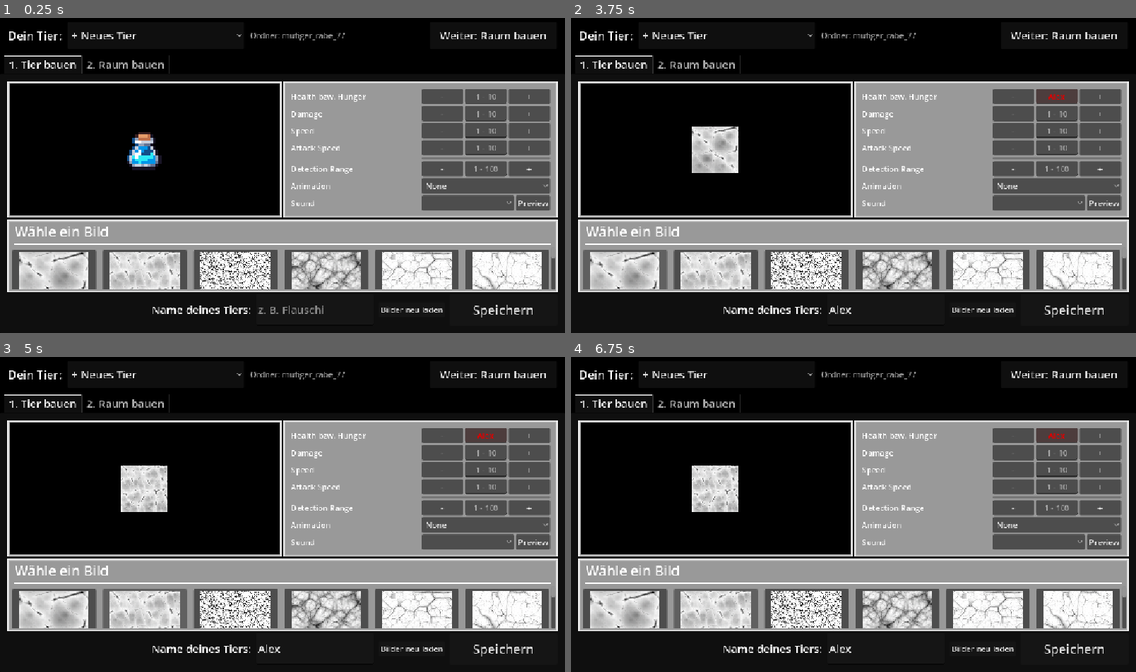
Above: before the commit, frames 1-4 (two rows, left to right).
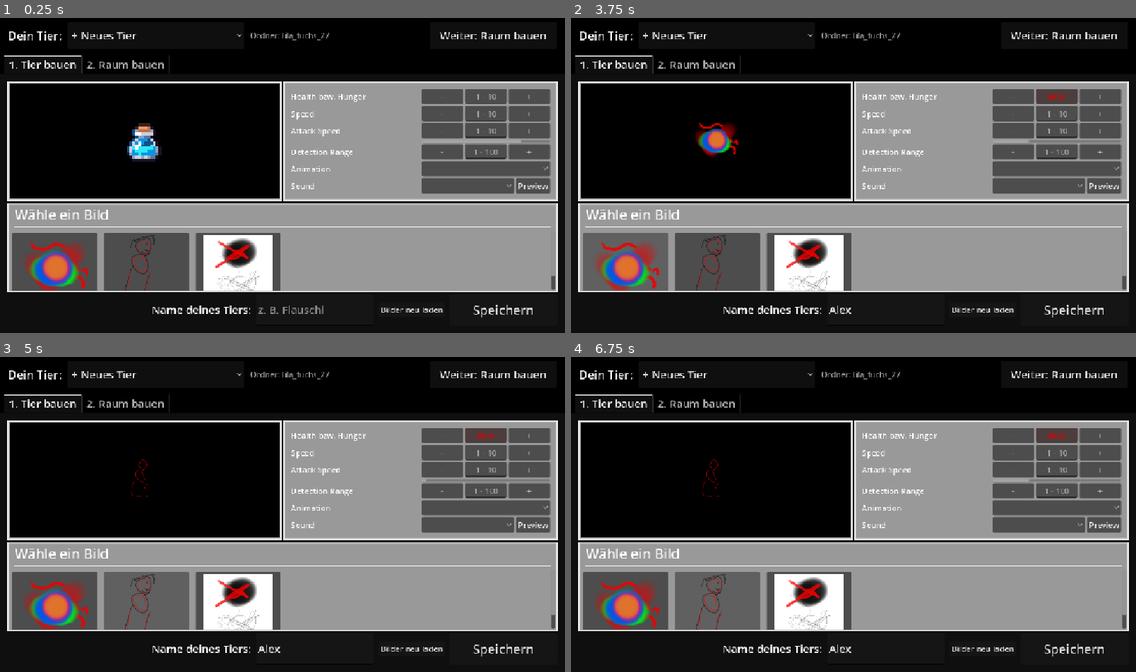
Above: after the commit, the same moments.

Repository: bnjmntmm/play_dungeon_crawler
Game: Godot game, scene res://feature/station/station.tscn
Same seed, same stepped clock (60 frames per second), same inputs: the game is played once before the commit and once after it. This scene is started directly instead of the project's main scene. The engine's default icon, where the game draws it, is replaced by a stand-in: a white triangle on a blue panel in a dark square.
Inputs (mouse positions are in pixels of both pictures, inside the frame that each line leads up to):
- Up to frame 1 (0.25 s): no input
- Up to frame 2 (3.75 s): click (1056, 96) at 0.52 s; type "Alex" at 0.6 s; click (887, 310) at 0.75 s; type "Alex" at 0.83 s; click "+ Neues Tier" at 1.25 s; click "Weiter: Raum bauen" at 2 s; click "Zurück zum Tier" at 2.75 s; click (627, 270) at 3.52 s
- Up to frame 3 (5 s): click (146, 609) at 4.27 s
- Up to frame 4 (6.75 s): click (627, 624) at 5.02 s; click (808, 609) at 5.77 s; click (717, 624) at 6.52 s

The runs differ from the first frame. In frame 1, 20% of the frame differs, in the area x 1-99%, y 4-87%; in frame 2, 20%; in frame 3, 20%; in frame 4, 20%.
Error after the commit: Invalid access to property or key 'texture' on a base object of type 'null instance'. (res://feature/editor)

Commit message:
Path Fixes and Pipeline Adjustements

Diff:
--- a/feature/editor tool/AnimalEditorToolUI.tscn
+++ b/feature/editor tool/AnimalEditorToolUI.tscn
@@ -57,7 +57,7 @@
 [node name="SubViewport" type="SubViewport" parent="MarginContainer/VBoxContainer/HBoxContainer2/PanelContainer2/SubViewportContainer" unique_id=801851304]
 handle_input_locally = false
 canvas_item_default_texture_filter = 0
-size = Vector2i(549, 269)
+size = Vector2i(549, 263)
 render_target_update_mode = 4
 
 [node name="AnimalScene" parent="MarginContainer/VBoxContainer/HBoxContainer2/PanelContainer2/SubViewportContainer/SubViewport" unique_id=775286256 instance=ExtResource("2_jd8r5")]
@@ -125,12 +125,14 @@
 text = "+"
 
 [node name="Damage Label" type="Label" parent="MarginContainer/VBoxContainer/HBoxContainer2/PanelContainer/MarginContainer/GridContainer" unique_id=2033671799]
+visible = false
 layout_mode = 2
 size_flags_horizontal = 3
 size_flags_vertical = 6
 text = "Damage"
 
 [node name="Damage Settings" type="BoxContainer" parent="MarginContainer/VBoxContainer/HBoxContainer2/PanelContainer/MarginContainer/GridContainer" unique_id=1022441110]
+visible = false
 layout_mode = 2
 
 [node name="HBoxContainer" type="HBoxContainer" parent="MarginContainer/VBoxContainer/HBoxContainer2/PanelContainer/MarginContainer/GridContainer/Damage Settings" unique_id=1054563018]
@@ -148,6 +150,7 @@
 layout_mode = 2
 size_flags_horizontal = 3
 size_flags_vertical = 6
+text = "1"
 placeholder_text = "1 - 10"
 alignment = 1
 
@@ -416,8 +419,8 @@
 [connection signal="pressed" from="MarginContainer/VBoxContainer/HBoxContainer2/PanelContainer/MarginContainer/GridContainer/Detection Range Settings/HBoxContainer/DetectionRange_Down_Button" to="." method="_on_detection_range_down_button_pressed"]
 [connection signal="text_changed" from="MarginContainer/VBoxContainer/HBoxContainer2/PanelContainer/MarginContainer/GridContainer/Detection Range Settings/HBoxContainer/DetectionRange_TextEdit" to="." method="_on_detection_range_text_edit_text_changed"]
 [connection signal="pressed" from="MarginContainer/VBoxContainer/HBoxContainer2/PanelContainer/MarginContainer/GridContainer/Detection Range Settings/HBoxContainer/DetectionRange_Up_Button" to="." method="_on_detection_range_up_button_pressed"]
+[connection signal="item_selected" from="MarginContainer/VBoxContainer/HBoxContainer2/PanelContainer/MarginContainer/GridContainer/Animation OptionButton" to="." method="_on_animation_option_button_item_selected"]
 [connection signal="item_selected" from="MarginContainer/VBoxContainer/HBoxContainer2/PanelContainer/MarginContainer/GridContainer/Sound Settings/SoundOption" to="." method="_on_sound_option_item_selected"]
 [connection signal="pressed" from="MarginContainer/VBoxContainer/HBoxContainer2/PanelContainer/MarginContainer/GridContainer/Sound Settings/Sound Preview Button" to="." method="_on_sound_preview_button_pressed"]
+[connection signal="pressed" from="MarginContainer/VBoxContainer/HBoxContainer/Refresh" to="." method="_on_refresh_pressed"]
 [connection signal="pressed" from="MarginContainer/VBoxContainer/HBoxContainer/SaveButton" to="." method="_on_save_button_pressed"]
-[connection signal="pressed" from="MarginContainer/VBoxContainer/HBoxContainer/Refresh" to="." method="_on_refresh_pressed"]
-[connection signal="item_selected" from="MarginContainer/VBoxContainer/HBoxContainer2/PanelContainer/MarginContainer/GridContainer/Animation OptionButton" to="." method="_on_animation_option_button_item_selected"]
--- a/feature/editor tool/animal_editor.gd
+++ b/feature/editor tool/animal_editor.gd
@@ -6,11 +6,17 @@
 
 @onready var save_button: Button = %SaveButton
 @onready var grid_con = %TextureGrid
-@onready var image_dir = "res://feature/editor tool/Cracks/"
+@onready var image_dir = "res://custom_data/"
 @export var grid_columns:int = 6
 @export var grid_item_size:Vector2i = Vector2i(0,150)
 @export var grid_item_margin:int = 5
 var buttonDictionary: Dictionary[Button, ImageTexture]
+var buttonPathDictionary: Dictionary[Button, String]
+var buttonFolderDictionary: Dictionary[Button, String]
+
+# currently selected image
+var selected_image_path:String = ""
+var selected_folder_name:String = ""
 
 @onready var health_text_edit: LineEdit = %Health_TextEdit
 @onready var damage_text_edit: LineEdit = %Damage_TextEdit
@@ -69,8 +75,10 @@
 
 func _reset_form() -> void:
 	config_file = AnimalConfig.new()
+	selected_image_path = ""
+	selected_folder_name = ""
 	name_edit.text = ""
-	for text: LineEdit in [health_text_edit, damage_text_edit, speed_text_edit, attack_speed_text_edit, detection_range_text_edit]:
+	for text: LineEdit in [health_text_edit, speed_text_edit, attack_speed_text_edit, detection_range_text_edit]:
 		text.text = ""
 		text.set_modulate(Color(1,1,1))
 	_get_preview_sprite().texture = default_sprite
@@ -82,6 +90,8 @@
 
 func _load_into_form(animal: AnimalConfig) -> void:
 	config_file = animal
+	selected_image_path = ""
+	selected_folder_name = ""
 	name_edit.text = animal.display_name
 	var values: Dictionary[LineEdit, float] = {
 		health_text_edit: animal.health,
@@ -124,7 +134,7 @@
 	detection_ring.width = 3.0 / zoom
 
 func _get_preview_sprite() -> Sprite2D:
-	return animal_scene.get_node("Sprite2D") as Sprite2D
+	return animal_scene.get_node("SpriteScaler/Sprite2D") as Sprite2D
 
 func _show_info(message: String, is_error: bool) -> void:
 	info_label.add_theme_color_override("font_color", Color(1, 0.35, 0.3) if is_error else Color(0.55, 1, 0.6))
@@ -133,58 +143,71 @@
 func clear_grid():
 	for child in grid_con.get_children():
 		child.queue_free()
-
+	buttonDictionary.clear()
+	buttonPathDictionary.clear()
+	buttonFolderDictionary.clear()
+
+# scans res://custom_data/<folder_name>/animal/ for every folder_name
 func populate_texture_selection():
 	grid_con.columns = grid_columns
 	print("populating texture grid")
-	var dir = DirAccess.open(image_dir)
-	if dir:
-		dir.list_dir_begin()
-		var file_name = dir.get_next()
-
-		while file_name != "":
-			if dir.current_is_dir() == false:
-				# filter by file ending
-				var img:Image
-				var tex:ImageTexture
-
-				if file_name.ends_with("png"):
-					#print("file: " + file_name)
-					img = Image.load_from_file(image_dir + file_name)
-					tex = ImageTexture.create_from_image(img)
-
-					var margin_con = MarginContainer.new()
-					grid_con.add_child(margin_con)
-					margin_con.add_theme_constant_override("margin_top", grid_item_margin)
-					margin_con.add_theme_constant_override("margin_left", grid_item_margin)
-					margin_con.add_theme_constant_override("margin_bottom", grid_item_margin)
-					margin_con.add_theme_constant_override("margin_right", grid_item_margin)
-					margin_con.size_flags_horizontal = Control.SIZE_EXPAND_FILL
-					margin_con.size_flags_vertical = Control.SIZE_EXPAND_FILL
-
-					var button = Button.new()
-					margin_con.add_child(button)
-					#print("tex: ", tex)
-					button.icon = tex
-					button.expand_icon = true
-					button.icon_alignment = HORIZONTAL_ALIGNMENT_CENTER
-					button.vertical_icon_alignment = VERTICAL_ALIGNMENT_CENTER
-					button.custom_minimum_size = grid_item_size
-
-					buttonDictionary.get_or_add(button)
-					buttonDictionary.set(button, tex)
-
-					# on button press setze variable (verknüpfe das signal I guess)
-					button.pressed.connect(on_texture_button_clicked.bind(button))
-			file_name = dir.get_next()
-	else:
-		print("Textures Filepath ", image_dir , " could not be accessed")
+	var root_dir = DirAccess.open(image_dir)
+	if root_dir == null:
+		print("Textures Filepath ", image_dir, " could not be accessed")
+		return
+
+	for folder_name in root_dir.get_directories():
+		var animal_dir_path:String = image_dir + folder_name + "/animal/"
+		if DirAccess.dir_exists_absolute(animal_dir_path) == false:
+			continue
+		add_images_from_directory(animal_dir_path, folder_name)
+
+func add_images_from_directory(dir_path:String, folder_name:String):
+	var dir = DirAccess.open(dir_path)
+	if dir == null:
+		print("Textures Filepath ", dir_path, " could not be accessed")
+		return
+
+	for file_name in dir.get_files():
+		if file_name.ends_with(".png") == false:
+			continue
+		var full_path:String = dir_path + file_name
+		var img:Image = Image.load_from_file(full_path)
+		if img == null:
+			print("Could not load image: ", full_path)
+			continue
+		var tex:ImageTexture = ImageTexture.create_from_image(img)
+
+		var margin_con = MarginContainer.new()
+		grid_con.add_child(margin_con)
+		margin_con.add_theme_constant_override("margin_top", grid_item_margin)
+		margin_con.add_theme_constant_override("margin_left", grid_item_margin)
+		margin_con.add_theme_constant_override("margin_bottom", grid_item_margin)
+		margin_con.add_theme_constant_override("margin_right", grid_item_margin)
+		margin_con.size_flags_horizontal = Control.SIZE_EXPAND_FILL
+		margin_con.size_flags_vertical = Control.SIZE_EXPAND_FILL
+
+		var button = Button.new()
+		margin_con.add_child(button)
+		button.icon = tex
+		button.expand_icon = true
+		button.icon_alignment = HORIZONTAL_ALIGNMENT_CENTER
+		button.vertical_icon_alignment = VERTICAL_ALIGNMENT_CENTER
+		button.custom_minimum_size = grid_item_size
+		button.tooltip_text = folder_name + "/" + file_name
+
+		buttonDictionary[button] = tex
+		buttonPathDictionary[button] = full_path
+		buttonFolderDictionary[button] = folder_name
+
+		button.pressed.connect(on_texture_button_clicked.bind(button))
 
 func on_texture_button_clicked(button:Button):
-	for child in animal_scene.get_children():
-		if child is Sprite2D:
-			child.texture = buttonDictionary.get(button)
+	animal_scene.sprite_2d.texture = buttonDictionary.get(button)
 	config_file.sprite = buttonDictionary.get(button)
+	selected_image_path = buttonPathDictionary.get(button, "")
+	selected_folder_name = buttonFolderDictionary.get(button, "")
+	config_file.source_png = selected_image_path
 
 func populate_sound_selection():
 	print("populating sound selection")
@@ -201,20 +224,18 @@
 					var stream = AudioStreamWAV.load_from_file(sound_dir + file_name)
 
 					var item_name:String = file_name.get_basename()
-					#print("adding file: ", file_name)
 					sound_option.add_item(item_name)
 
-					soundDictionary.get_or_add(i)
-					soundDictionary.set(i, stream)
+					soundDictionary[i] = stream
 					i = i + 1
 			file_name = dir.get_next()
 	else:
 		print("Sound Filepath ", sound_dir , " could not be accessed")
 	sound_option.select(-1)
-	#print(soundDictionary)
 
 #export the config
 func _on_save_button_pressed() -> void:
+	config_file.damage = 1
 	var problem: String = _find_save_problem()
 	if not problem.is_empty():
 		_show_info(problem, true)
@@ -222,18 +243,30 @@
 	var code: String = LevelCode.clean(code_edit.text)
 	var path: String = KidFolders.get_animal_path(code)
 	config_file.display_name = name_edit.text.strip_edges()
+	#config_file.source_png = selected_image_path
 	DirAccess.make_dir_recursive_absolute(path.get_base_dir())
 	if ResourceSaver.save(config_file, path) != OK:
 		_show_info("Speichern hat nicht geklappt. Sag dem Dev-Team Bescheid.", true)
 		return
 	saved_path = path
+
+
+	# additionally save right next to the chosen png as animal_<folder_name>.tres
+	if selected_image_path != "" and selected_folder_name != "":
+		var png_side_path:String = selected_image_path.get_base_dir().path_join("animal_" + selected_folder_name + ".tres")
+		if png_side_path != path:
+			if ResourceSaver.save(config_file, png_side_path) != OK:
+				_show_info("Speichern neben dem Bild hat nicht geklappt: " + png_side_path, true)
+				return
+			print("also saved file to: ", png_side_path)
+
 	if Engine.is_editor_hint():
 		EditorInterface.get_resource_filesystem().scan()
 	_show_info("Gespeichert! Jetzt kannst du dein Tier in den Raum setzen.", false)
 	saved.emit(code)
 
 func _find_save_problem() -> String:
-	for text: LineEdit in [health_text_edit, damage_text_edit, speed_text_edit, attack_speed_text_edit, detection_range_text_edit]:
+	for text: LineEdit in [health_text_edit, speed_text_edit, attack_speed_text_edit, detection_range_text_edit]:
 		if not text.text.is_valid_int() or int(text.text) <= 0:
 			return "Alle Werte brauchen eine Zahl größer als 0."
 	if config_file.sprite == null:
@@ -348,4 +381,3 @@
 func _on_refresh_pressed() -> void:
 	clear_grid()
 	populate_texture_selection()
-	pass # Replace with function body.
--- a/feature/station/station.tscn
+++ b/feature/station/station.tscn
@@ -1,10 +1,10 @@
-[gd_scene format=3]
+[gd_scene format=3 uid="uid://c6ivvtx1cfdr3"]
 
-[ext_resource type="Script" path="res://feature/station/station.gd" id="1_station"]
+[ext_resource type="Script" uid="uid://dgyjxceb7frs" path="res://feature/station/station.gd" id="1_station"]
 [ext_resource type="PackedScene" uid="uid://b67wubyj4rlpj" path="res://feature/editor tool/AnimalEditorToolUI.tscn" id="2_animal"]
 [ext_resource type="PackedScene" path="res://feature/level_editor/level_editor.tscn" id="3_level"]
 
-[node name="Station" type="VBoxContainer"]
+[node name="Station" type="VBoxContainer" unique_id=1193819334]
 texture_filter = 1
 anchors_preset = 15
 anchor_right = 1.0
@@ -14,57 +14,57 @@
 theme_override_constants/separation = 0
 script = ExtResource("1_station")
 
-[node name="Header" type="MarginContainer" parent="."]
+[node name="Header" type="MarginContainer" parent="." unique_id=380779854]
 layout_mode = 2
 theme_override_constants/margin_left = 16
 theme_override_constants/margin_top = 12
 theme_override_constants/margin_right = 16
 theme_override_constants/margin_bottom = 12
 
-[node name="HBoxContainer" type="HBoxContainer" parent="Header"]
+[node name="HBoxContainer" type="HBoxContainer" parent="Header" unique_id=925822752]
 layout_mode = 2
 theme_override_constants/separation = 12
 
-[node name="KidLabel" type="Label" parent="Header/HBoxContainer"]
+[node name="KidLabel" type="Label" parent="Header/HBoxContainer" unique_id=792640789]
 layout_mode = 2
 theme_override_font_sizes/font_size = 24
 text = "Dein Tier:"
 
-[node name="KidOption" type="OptionButton" parent="Header/HBoxContainer"]
+[node name="KidOption" type="OptionButton" parent="Header/HBoxContainer" unique_id=206965699]
 unique_name_in_owner = true
 custom_minimum_size = Vector2(360, 56)
 layout_mode = 2
 theme_override_font_sizes/font_size = 22
 fit_to_longest_item = false
 
-[node name="CodeLabel" type="Label" parent="Header/HBoxContainer"]
+[node name="CodeLabel" type="Label" parent="Header/HBoxContainer" unique_id=475567992]
 unique_name_in_owner = true
 layout_mode = 2
 theme_override_colors/font_color = Color(0.6, 0.6, 0.6, 1)
 
-[node name="Spacer" type="Control" parent="Header/HBoxContainer"]
+[node name="Spacer" type="Control" parent="Header/HBoxContainer" unique_id=1118677940]
 layout_mode = 2
 size_flags_horizontal = 3
 
-[node name="NextButton" type="Button" parent="Header/HBoxContainer"]
+[node name="NextButton" type="Button" parent="Header/HBoxContainer" unique_id=384360012]
 unique_name_in_owner = true
 custom_minimum_size = Vector2(260, 56)
 layout_mode = 2
 theme_override_font_sizes/font_size = 22
 
-[node name="Tabs" type="TabContainer" parent="."]
+[node name="Tabs" type="TabContainer" parent="." unique_id=864743304]
 unique_name_in_owner = true
 layout_mode = 2
 size_flags_vertical = 3
 theme_override_font_sizes/font_size = 22
 current_tab = 0
 
-[node name="Tier" parent="Tabs" instance=ExtResource("2_animal")]
+[node name="Tier" parent="Tabs" unique_id=1866979684 instance=ExtResource("2_animal")]
 unique_name_in_owner = true
 layout_mode = 2
 metadata/_tab_index = 0
 
-[node name="Raum" parent="Tabs" instance=ExtResource("3_level")]
+[node name="Raum" parent="Tabs" unique_id=693615443 instance=ExtResource("3_level")]
 unique_name_in_owner = true
 visible = false
 layout_mode = 2
Not shown: 2 places in feature/editor tool/AnimalEditorToolUI.tscn that only renumber resources
